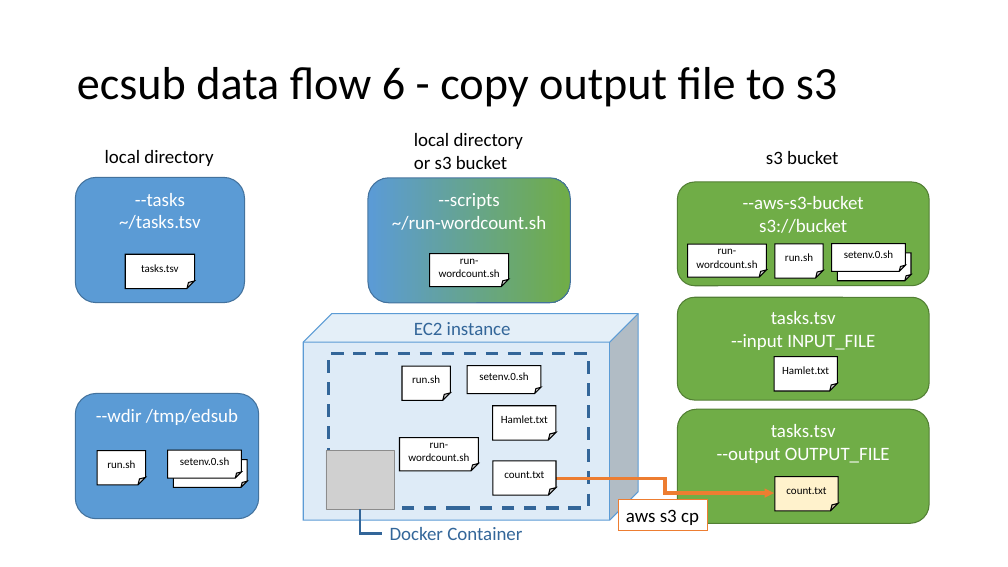
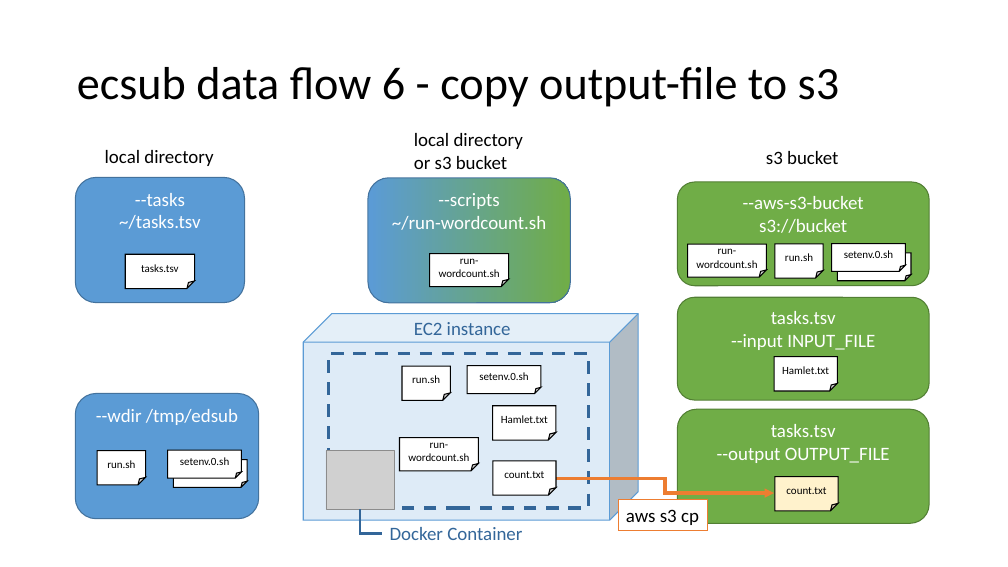
Before and after one commit to aokad/ecsub, a slide deck: slide 11 of docs/AWS-ECS.pptx. Drawn at 1008x567 pixels with LibreOffice and Linux fonts; fonts in the diff are those of the drawing; grey boxes stand for pictures. Boxes give left, top, right and bottom in pixels: in the first picture for what was removed or moved away, otherwise in the second. Text is boxed around its words. In the diff, an @@ line names an element or a change of style, - is before the commit and + after.

```diff
--- a/docs/AWS-ECS.pptx
+++ b/docs/AWS-ECS.pptx
@@ title at (x1=77, y1=67, x2=839, y2=107): text changed @@
-ecsub data flow 6 - copy output file to s3
+ecsub data flow 6 - copy output-file to s3
```
Also in this commit, not shown: 2 other slides changed, 7 other files.
